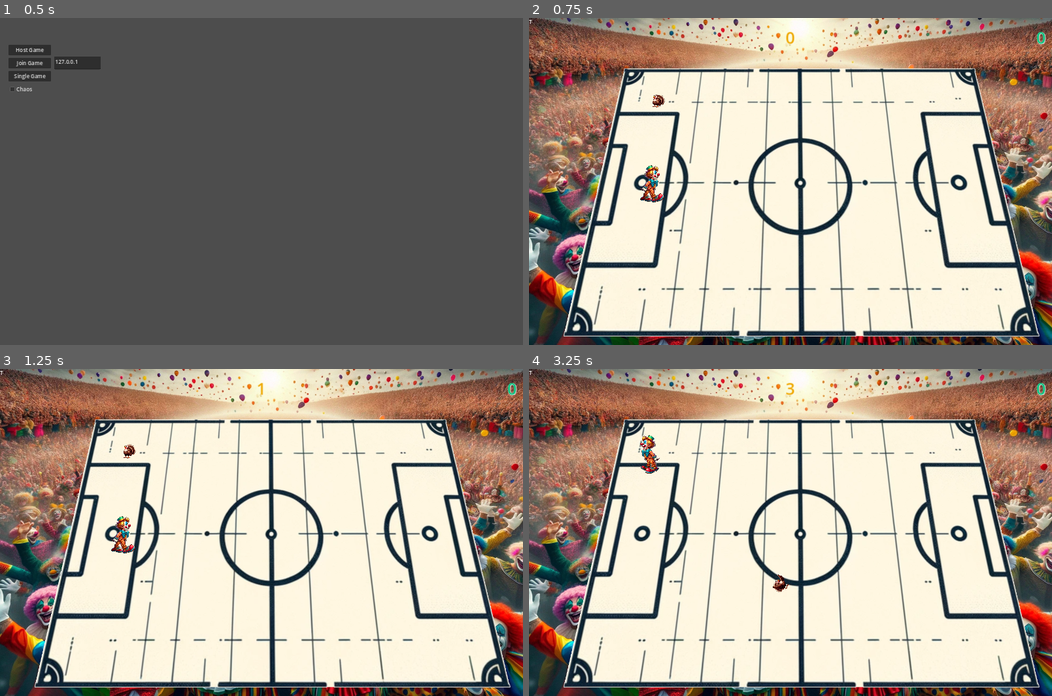
Above: before the commit, frames 1-4 (two rows, left to right).
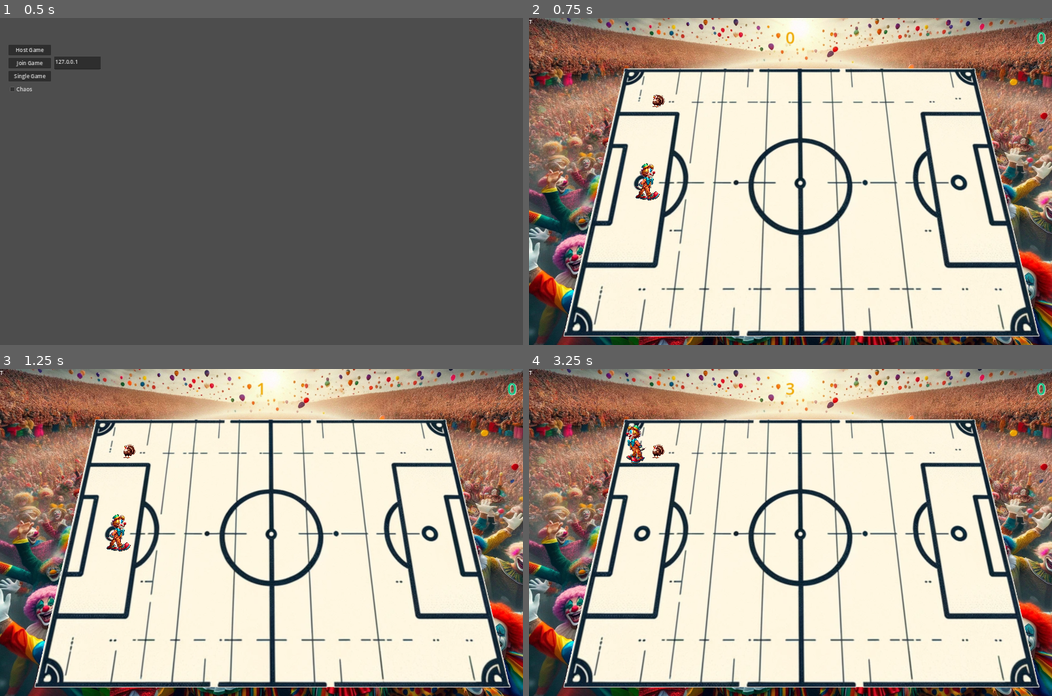
Above: after the commit, the same moments.

Repository: turkey-ball/turkey-ball
Game: Godot game, scene res://Scenes/game.tscn
The game is run twice, just before and just after one commit, with the same random seed, the same clock (stepped at 60 frames per second) and the same inputs.
Inputs:
- Up to frame 1 (0.5 s): no input
- Up to frame 2 (0.75 s): click "Single Game" at 0.5 s
- Up to frame 3 (1.25 s): no input
- Up to frame 4 (3.25 s): hold Up (ui_up) 1.28-2.78 s; hold Left (ui_left) from 2.78 s (still down)

Frame 1 is identical in both runs. In frame 2, 0.4% of the frame differs, in the area x 20-26%, y 44-57%; in frame 3, 0.4%; in frame 4, 0.7%, in the area x 18-50%, y 17-69%.

Commit message:
explosion sound

Diff:
--- a/Scenes/player.tscn
+++ b/Scenes/player.tscn
@@ -1,12 +1,13 @@
-[gd_scene load_steps=29 format=3 uid="uid://dsilfbvb5t08r"]
+[gd_scene load_steps=30 format=3 uid="uid://dsilfbvb5t08r"]
 
 [ext_resource type="Script" path="res://Scripts/player.gd" id="1_3yj7q"]
 [ext_resource type="Texture2D" uid="uid://1jijl5y5y1rn" path="res://assets/pics/spritesheets/clown_kick.png" id="2_av50b"]
 [ext_resource type="Texture2D" uid="uid://d3hyan3c7mhdt" path="res://assets/pics/spritesheets/clown_laugh.png" id="3_p4gks"]
 [ext_resource type="Texture2D" uid="uid://8usa6jwskw7k" path="res://assets/pics/spritesheets/clown_walk.png" id="4_n1act"]
+[ext_resource type="AudioStream" uid="uid://cttnuusu1sw2i" path="res://assets/sounds/clown_laugh_hohoho.wav" id="5_0r8cb"]
 
 [sub_resource type="RectangleShape2D" id="RectangleShape2D_0086a"]
-size = Vector2(85.5, 113)
+size = Vector2(27, 51)
 
 [sub_resource type="AtlasTexture" id="AtlasTexture_ia2kn"]
 atlas = ExtResource("2_av50b")
@@ -160,7 +161,7 @@
 }]
 
 [sub_resource type="CircleShape2D" id="CircleShape2D_oqyve"]
-radius = 187.024
+radius = 83.0542
 
 [sub_resource type="SceneReplicationConfig" id="SceneReplicationConfig_s4uwx"]
 properties/0/path = NodePath(".:position")
@@ -184,16 +185,16 @@
 script = ExtResource("1_3yj7q")
 
 [node name="CollisionShape2D" type="CollisionShape2D" parent="."]
-position = Vector2(-1, 0)
+position = Vector2(-0.5, -5.5)
 shape = SubResource("RectangleShape2D_0086a")
 
 [node name="animation" type="AnimatedSprite2D" parent="."]
-position = Vector2(14, 8)
+position = Vector2(0, 2)
 scale = Vector2(0.25, 0.25)
 sprite_frames = SubResource("SpriteFrames_gf3j2")
-animation = &"walk"
+animation = &"kick"
 frame = 1
-frame_progress = 0.416539
+frame_progress = 0.511901
 offset = Vector2(2.08165e-12, 2.08165e-12)
 
 [node name="Area2D" type="Area2D" parent="."]
@@ -206,13 +207,16 @@
 [node name="MultiplayerSynchronizer" type="MultiplayerSynchronizer" parent="."]
 replication_config = SubResource("SceneReplicationConfig_s4uwx")
 
-[node name="feet_area" type="Area2D" parent="."]
+[node name="feet_area" type="Area2D" parent="." groups=["player"]]
 position = Vector2(11, -1)
 
 [node name="feet" type="CollisionShape2D" parent="feet_area"]
 position = Vector2(-14, 34)
 rotation = 1.53764
 shape = SubResource("CapsuleShape2D_u4cv8")
+
+[node name="hohoho" type="AudioStreamPlayer2D" parent="."]
+stream = ExtResource("5_0r8cb")
 
 [connection signal="animation_finished" from="animation" to="." method="_on_animation_animation_finished"]
 [connection signal="animation_looped" from="animation" to="." method="_on_animation_animation_looped"]
--- a/Scenes/turkey.tscn
+++ b/Scenes/turkey.tscn
@@ -11,6 +11,8 @@
 [ext_resource type="AudioStream" uid="uid://bfqo0yi2mwrq" path="res://assets/sounds/turkey_scream2.wav" id="8_a6x2s"]
 [ext_resource type="AudioStream" uid="uid://c3gjcuypo7rr3" path="res://assets/sounds/turkey_scream1.wav" id="9_usjel"]
 [ext_resource type="AudioStream" uid="uid://cf36keampgnog" path="res://assets/sounds/turkey_walk.wav" id="10_p34m5"]
+[ext_resource type="AudioStream" uid="uid://c5bb51mi2kuej" path="res://assets/sounds/explosion1.wav" id="12_rlo1y"]
+[ext_resource type="AudioStream" uid="uid://bf1oyd343d8fl" path="res://assets/sounds/explosion3.wav" id="13_4kf4d"]
 
 [sub_resource type="PhysicsMaterial" id="PhysicsMaterial_4ugma"]
 bounce = 1.0
@@ -346,6 +348,14 @@
 [node name="MultiplayerSynchronizer" type="MultiplayerSynchronizer" parent="."]
 replication_config = SubResource("SceneReplicationConfig_dtid3")
 
+[node name="explosion1" type="AudioStreamPlayer2D" parent="."]
+stream = ExtResource("12_rlo1y")
+volume_db = 3.915
+
+[node name="explosion2" type="AudioStreamPlayer2D" parent="."]
+stream = ExtResource("13_4kf4d")
+volume_db = 5.714
+
 [connection signal="animation_finished" from="animation" to="." method="_on_animation_animation_finished"]
 [connection signal="body_entered" from="player_interaction_area" to="." method="_on_area_2d_body_entered"]
 [connection signal="child_entered_tree" from="player_scare_area/player_scare_collision" to="." method="_on_player_scare_collision_child_entered_tree"]
--- a/Scripts/arena.gd
+++ b/Scripts/arena.gd
@@ -14,8 +14,10 @@
 		$goal2.play()
 		body.goal()
 
+
 func _on_goal_l_body_entered(body:Node2D):
 	if body.name == "Turkey" || body.name.contains("Turkey") || "Turkey" in body.name:
 		goal_hit.emit("left")
 		$goal.play()
 		body.goal()
+		get_tree().call_group("player","goal")
--- a/Scripts/game.gd
+++ b/Scripts/game.gd
@@ -11,21 +11,6 @@
 	$Ui.hide()
 	$LkmpMenuTest.show()
 
-'''
-func _physics_process(_delta):
-	var direction_horizontal = Input.get_axis("ui_left", "ui_right")
-	var direction_vertical = Input.get_axis("ui_up", "ui_down")
-	if direction_horizontal:
-		$Arena/Player.velocity.x = direction_horizontal * SPEED
-	else:
-		$Arena/Player.velocity.x = 0
-	if direction_vertical:
-		$Arena/Player.velocity.y = direction_vertical * SPEED
-	else:
-		$Arena/Player.velocity.y = 0
-
-	$Arena/Player.move_and_slide()
-	'''
 
 func _on_arena_goal_hit(side):
 	if side == 'left':
--- a/Scripts/player.gd
+++ b/Scripts/player.gd
@@ -36,8 +36,8 @@
 @export var myplayerid:int
 func _ready():
 	$animation.play("laugh")
-	#get_node("AnimatedSprite2D").play("default")
 	$animation.play("laugh")
+	$hohoho.play()
 
 	# Problem "gelöst". So kann er die Spawnpunkte abfangen und setzen.
 	var sp1 = $"../"/Arena/SpawnPoints/SP1
@@ -68,12 +68,10 @@
 	move_and_slide()
 
 func _on_feet_area_body_entered(body):
-	if body.name == "Turkey":
+	if body.name == "Turkey2":
 		$animation.play("kick")
-	pass # Replace with function body.
 
-
-func _on_animation_animation_looped():
-	if $animation.animation == "kick":
-		$animation.play("laugh")
-	pass # Replace with function body.
+func goal():
+	print("Player-Goal")
+	$animation.play("laugh")
+	$hohoho.play()
--- a/Scripts/turkey.gd
+++ b/Scripts/turkey.gd
@@ -53,7 +53,9 @@
 		$animation.play("explosion")
 
 func goal():
-	$scream2.play()
+	#$scream2.play()
+	$explosion2.play()
+	$explosion1.play()
 	status = 4
 
 # IT'S A FEATURE
Not shown: 1 places in Scenes/game.tscn that only renumber resources
Not shown: 1 places in Scenes/turkey.tscn that only renumber resources
Not shown, added: assets/sounds/explosion1.wav.import
Not shown, added: assets/sounds/explosion2.wav.import
Not shown, added: assets/sounds/explosion3.wav.import
Not shown, added: assets/sounds/explosion1.wav
Not shown, added: assets/sounds/explosion2.wav
Not shown, added: assets/sounds/explosion3.wav
